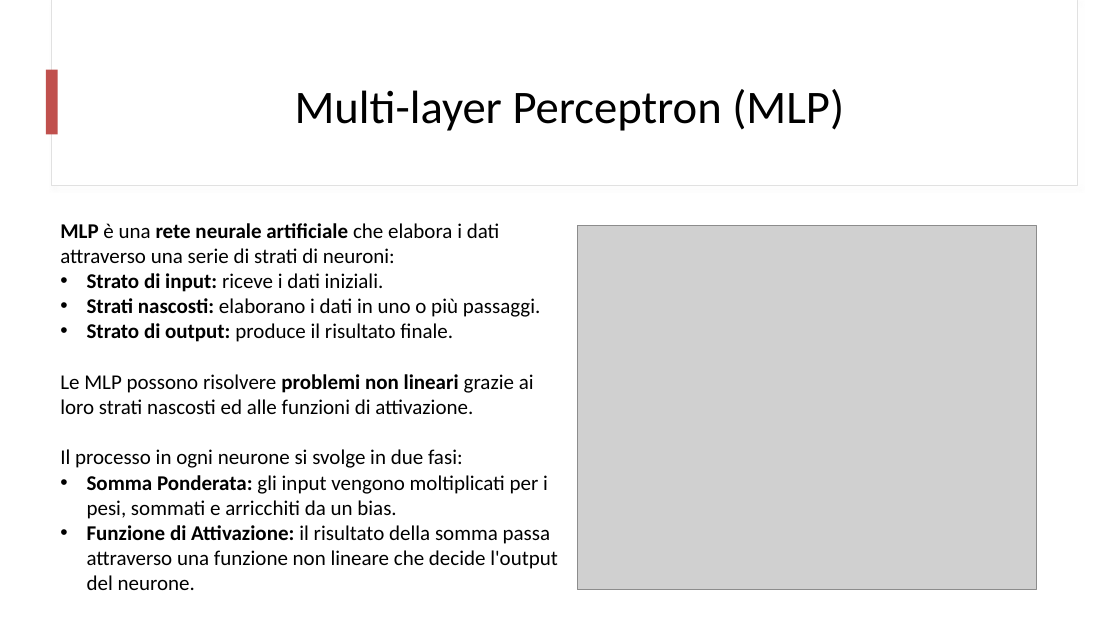
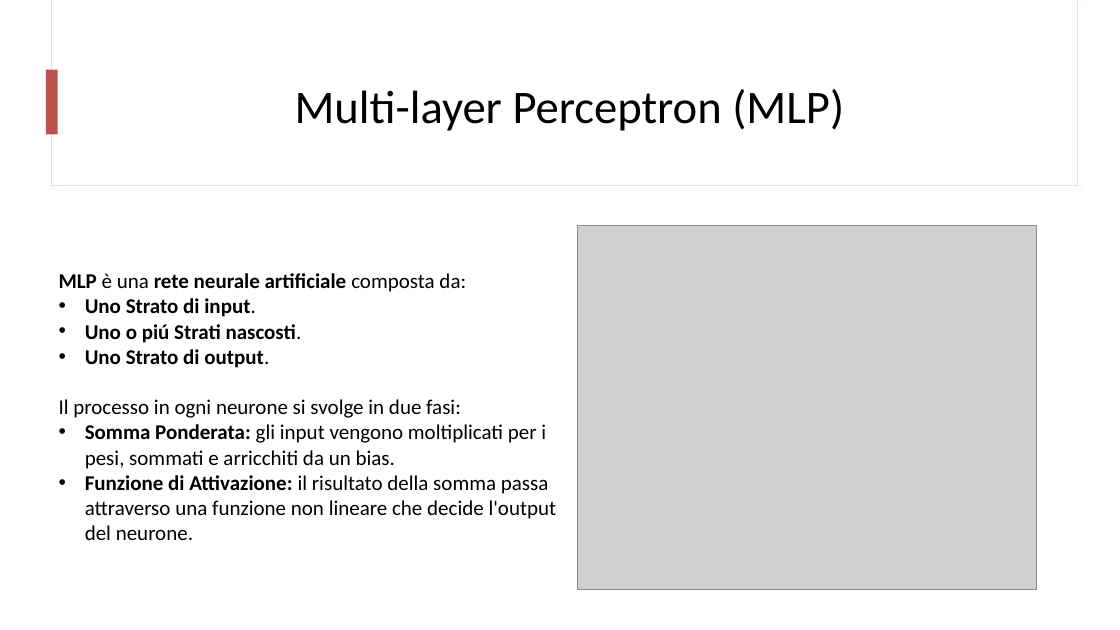
Before and after one commit to mtomas03/Thesis_Paper, a slide deck: slide 3 of Presentation.pptx. Drawn at 1120x630 pixels with LibreOffice and Linux fonts; fonts in the diff are those of the drawing; grey boxes stand for pictures. Boxes give left, top, right and bottom in pixels: in the first picture for what was removed or moved away, otherwise in the second. Text is boxed around its words. In the diff, an @@ line names an element or a change of style, - is before the commit and + after.

```diff
--- a/Presentation.pptx
+++ b/Presentation.pptx
@@ text "MLP è una rete neurale ...": place and size @@
-text "MLP è una rete neurale ..." at bbox=[60, 223, 558, 590]
+text "MLP è una rete neurale ..." at bbox=[59, 273, 557, 540]
@@ text at bbox=[59, 273, 466, 368]: text changed; bold on @@
-MLP è una rete neurale artificiale che elabora i dati attraverso una serie di strati di neuroni:
-• Strato di input: riceve i dati iniziali.
-• Strati nascosti: elaborano i dati in uno o più passaggi.
-• Strato di output: produce il risultato finale.
-Le MLP possono risolvere problemi non lineari grazie ai loro strati nascosti ed alle funzioni di attivazione.
+MLP è una rete neurale artificiale composta da:
+• Uno Strato di input.
+• Uno o piú Strati nascosti.
+• Uno Strato di output.
```
Also in this commit, not shown: 16 other slides changed, 4 slides removed, 1 other file.
